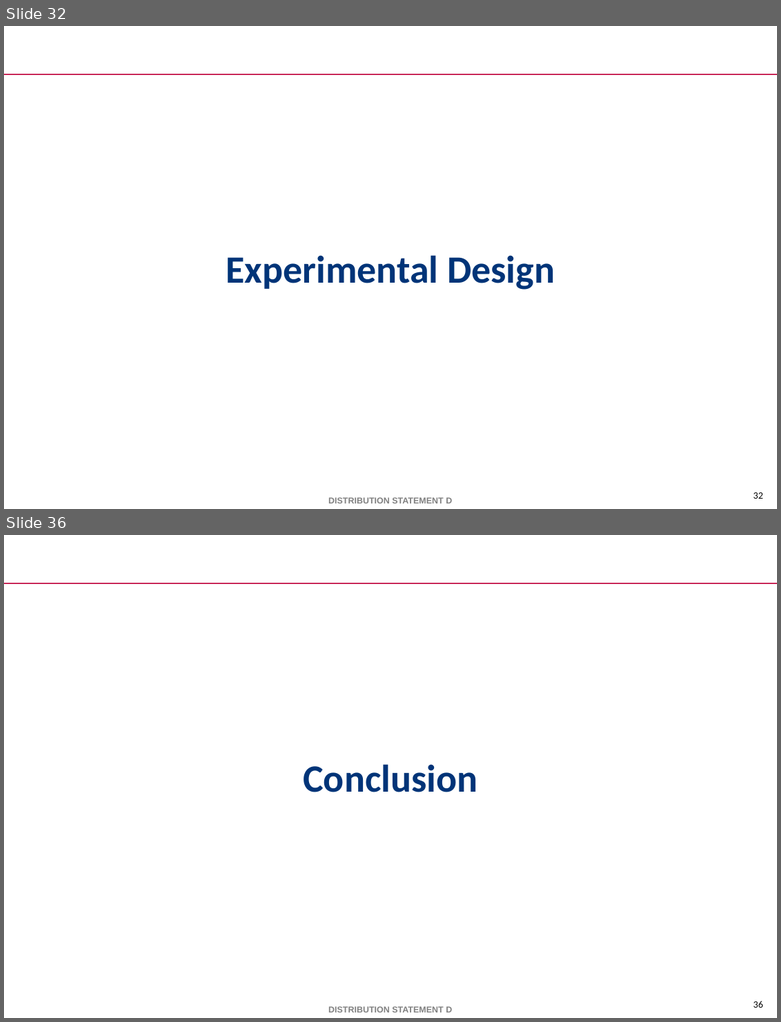
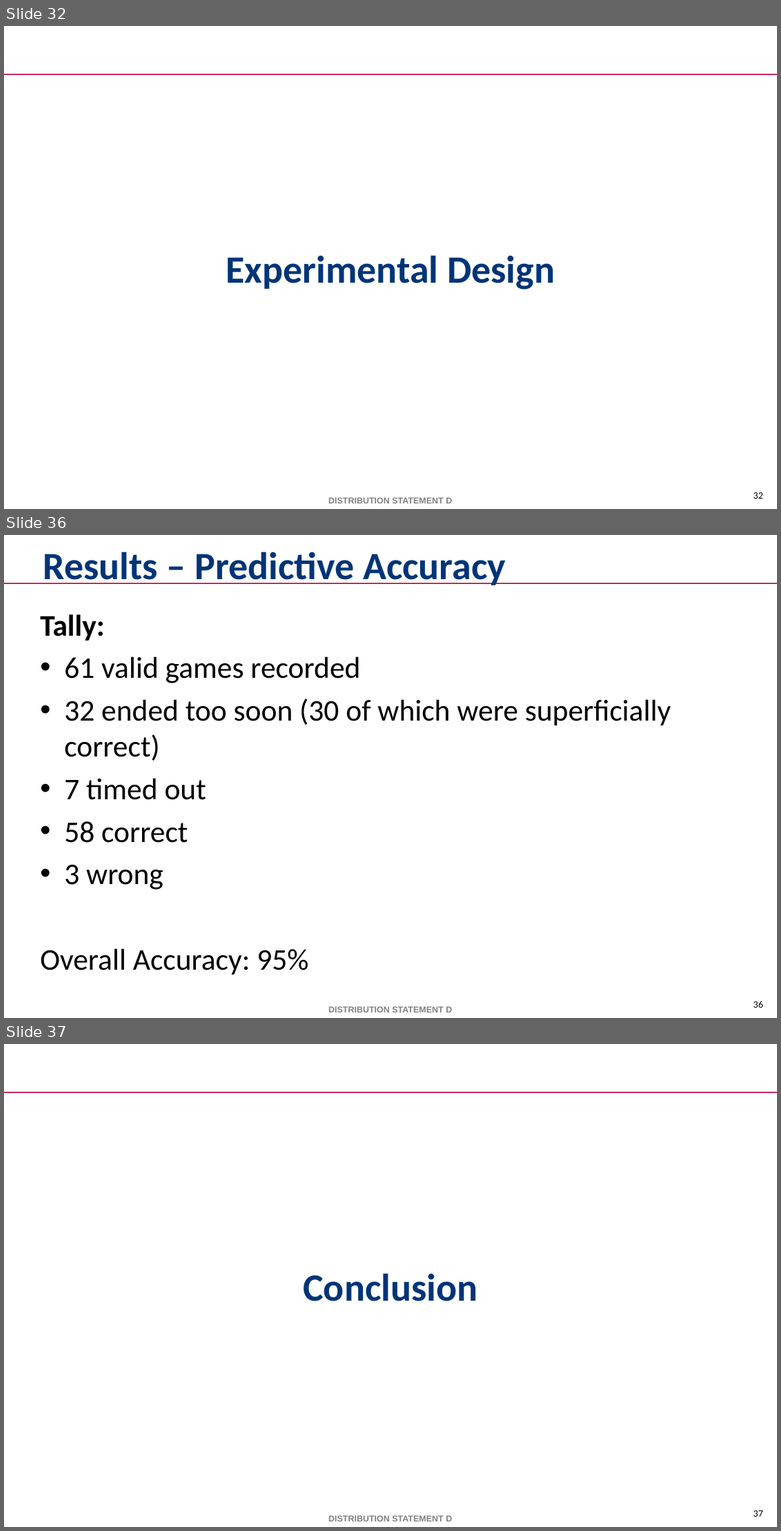
Before and after one commit to mikewkozak/IRE, a slide deck: Documentation/Thesis/Submission Draft/mkozak - Intent Recognition Engine.pptx. Shown one above the other, each under a label of ours: slides 32 and 36 before the commit, slides 32, 36 and 37 after it; the slides between them are not shown. The pictures are 781x1022 and 781x1531 pixels, drawn with LibreOffice and Linux fonts; fonts in the diff are those of the drawing; background and template pictures are left out. Boxes give left, top, right and bottom in pixels: in the first picture for what was removed or moved away, otherwise in the second. Text is boxed around its words. In the diff, an @@ line names an element or a change of style, - is before the commit and + after.

```diff
--- a/Documentation/Thesis/Submission Draft/mkozak - Intent Recognition Engine.pptx
+++ b/Documentation/Thesis/Submission Draft/mkozak - Intent Recognition Engine.pptx
@@ slide 36 added at [4,535,777,1018], background #FFFFFF; not listed: 3 template elements that a slide beside it also shows @@
@@ title added at [43,552,506,585], 36 pt, text #003478, bold @@
+Results – Predictive Accuracy
@@ text added at [40,614,671,975], 28 pt, text #000000 @@
+Tally:
+• 61 valid games recorded
+• 32 ended too soon (30 of which were superficially correct)
+• 7 timed out
+• 58 correct
+• 3 wrong
+Overall Accuracy: 95%
@@ what was slide 36 is now slide 37 @@
@@ page number at [753,1510,763,1517]: text changed @@
-36
+37
```
Also in this commit, not shown: 3 slides changed, 3 other slides added, 6 other files.
